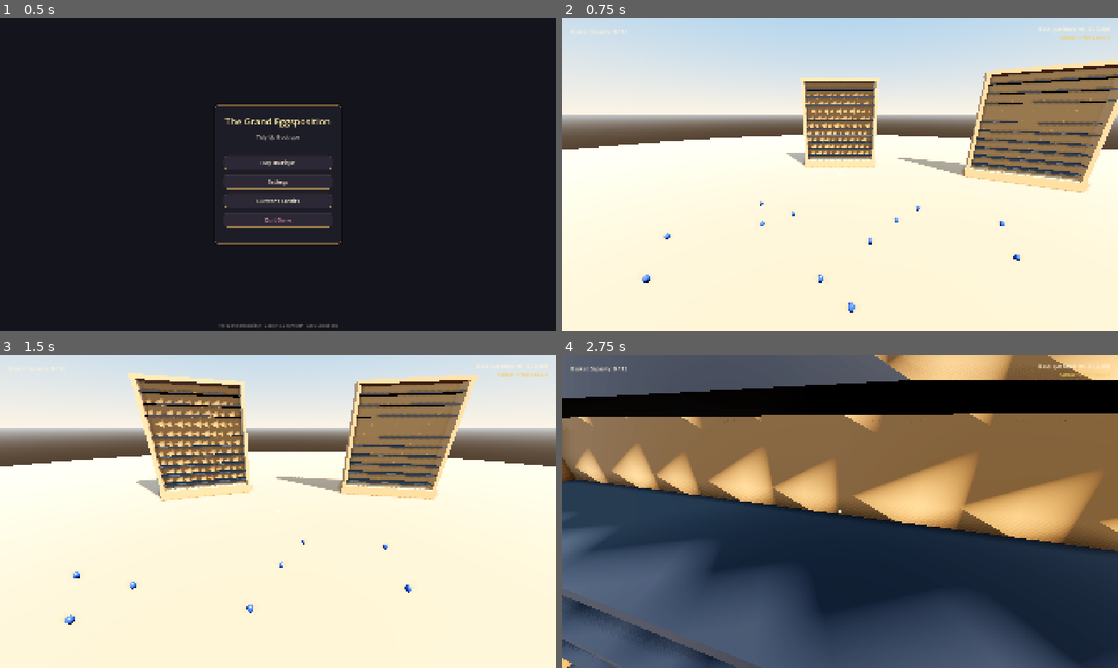
Above: before the commit, frames 1-4 (two rows, left to right).
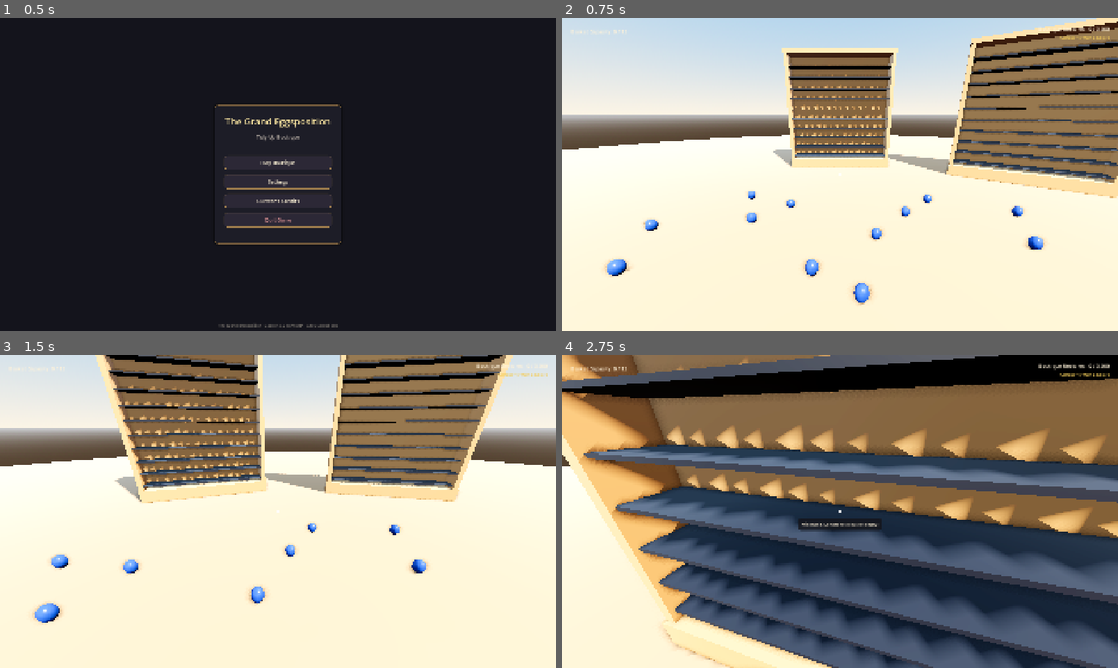
Above: after the commit, the same moments.

Repository: JS-Marinn/the-grand-eggsposition
Game: Godot game, scene res://scenes/ui/main_menu.tscn
The game is run twice, just before and just after one commit, with the same random seed, the same clock (stepped at 60 frames per second) and the same inputs.
Inputs (mouse positions are in pixels of both pictures, inside the frame that each line leads up to):
- Up to frame 1 (0.5 s): no input
- Up to frame 2 (0.75 s): click "Play Boutique" at 0.5 s
- Up to frame 3 (1.5 s): tap Enter at 1.25 s; move the mouse to (305, 511) at 1.27 s; press the mouse at (305, 511) at 1.28 s; hold W (move_forward) from 1.28 s (still down)
- Up to frame 4 (2.75 s): keep holding W (move_forward); move the mouse to (812, 511) at 2.02 s; release the mouse at (812, 511) at 2.03 s; tap Q (resonance_chime) at 2.1 s

Frame 1 is identical in both runs. In frame 2, 17% of the frame differs, in the area x 7-100%, y 0-95%; in frame 3, 19%; in frame 4, 69%, in the area x 0-100%, y 0-100%.

Commit message:
feat(physics): scale eggs to ostrich size (14cm x 18cm) and adapt showcase vitrines and shelves

Diff:
--- a/scenes/atrium/showcase_unit.tscn
+++ b/scenes/atrium/showcase_unit.tscn
@@ -8,48 +8,48 @@
 
 [sub_resource type="BoxMesh" id="BoxMesh_back"]
 material = SubResource("StandardMaterial3D_oak")
-size = Vector3(2.2, 2.5, 0.04)
+size = Vector3(3.04, 2.92, 0.05)
 
 [sub_resource type="BoxMesh" id="BoxMesh_pillar"]
 material = SubResource("StandardMaterial3D_oak")
-size = Vector3(0.08, 2.5, 0.36)
+size = Vector3(0.10, 2.92, 0.44)
 
 [sub_resource type="BoxMesh" id="BoxMesh_plinth"]
 material = SubResource("StandardMaterial3D_oak")
-size = Vector3(2.24, 0.22, 0.42)
+size = Vector3(3.08, 0.28, 0.50)
 
 [sub_resource type="BoxMesh" id="BoxMesh_crown"]
 material = SubResource("StandardMaterial3D_oak")
-size = Vector3(2.24, 0.08, 0.40)
+size = Vector3(3.08, 0.10, 0.48)
 
 [sub_resource type="BoxShape3D" id="BoxShape3D_interaction"]
-size = Vector3(2.4, 2.8, 0.8)
+size = Vector3(3.3, 3.3, 1.1)
 
 [node name="ShowcaseUnit" type="Node3D"]
 script = ExtResource("1_showcase_script")
 
 [node name="BackPanel" type="MeshInstance3D" parent="."]
-transform = Transform3D(1, 0, 0, 0, 1, 0, 0, 0, 1, 0, 1.35, -0.16)
+transform = Transform3D(1, 0, 0, 0, 1, 0, 0, 0, 1, 0, 1.74, -0.20)
 mesh = SubResource("BoxMesh_back")
 
 [node name="PillarLeft" type="MeshInstance3D" parent="."]
-transform = Transform3D(1, 0, 0, 0, 1, 0, 0, 0, 1, -1.06, 1.35, 0)
+transform = Transform3D(1, 0, 0, 0, 1, 0, 0, 0, 1, -1.48, 1.74, 0)
 mesh = SubResource("BoxMesh_pillar")
 
 [node name="PillarRight" type="MeshInstance3D" parent="."]
-transform = Transform3D(1, 0, 0, 0, 1, 0, 0, 0, 1, 1.06, 1.35, 0)
+transform = Transform3D(1, 0, 0, 0, 1, 0, 0, 0, 1, 1.48, 1.74, 0)
 mesh = SubResource("BoxMesh_pillar")
 
 [node name="PlinthBase" type="MeshInstance3D" parent="."]
-transform = Transform3D(1, 0, 0, 0, 1, 0, 0, 0, 1, 0, 0.11, 0)
+transform = Transform3D(1, 0, 0, 0, 1, 0, 0, 0, 1, 0, 0.14, 0)
 mesh = SubResource("BoxMesh_plinth")
 
 [node name="CrownTop" type="MeshInstance3D" parent="."]
-transform = Transform3D(1, 0, 0, 0, 1, 0, 0, 0, 1, 0, 2.56, 0)
+transform = Transform3D(1, 0, 0, 0, 1, 0, 0, 0, 1, 0, 3.25, 0)
 mesh = SubResource("BoxMesh_crown")
 
 [node name="InteractionArea" type="Area3D" parent="."]
-transform = Transform3D(1, 0, 0, 0, 1, 0, 0, 0, 1, 0, 1.4, 0)
+transform = Transform3D(1, 0, 0, 0, 1, 0, 0, 0, 1, 0, 1.65, 0)
 collision_layer = 1
 collision_mask = 2
 
--- a/scenes/main/game.tscn
+++ b/scenes/main/game.tscn
@@ -76,40 +76,40 @@
 [node name="EggsOnFloor" type="Node3D" parent="."]
 
 [node name="Egg_Lapis_01" parent="EggsOnFloor" instance=ExtResource("4_egg_scene")]
-transform = Transform3D(1, 0, 0, 0, 1, 0, 0, 0, 1, -1.2, 0.2, -2.5)
+transform = Transform3D(1, 0, 0, 0, 1, 0, 0, 0, 1, -1.4, 0.25, -2.6)
 
 [node name="Egg_Lapis_02" parent="EggsOnFloor" instance=ExtResource("4_egg_scene")]
-transform = Transform3D(1, 0, 0, 0, 1, 0, 0, 0, 1, -0.8, 0.2, -2.8)
+transform = Transform3D(1, 0, 0, 0, 1, 0, 0, 0, 1, -0.9, 0.25, -3.1)
 
 [node name="Egg_Lapis_03" parent="EggsOnFloor" instance=ExtResource("4_egg_scene")]
-transform = Transform3D(1, 0, 0, 0, 1, 0, 0, 0, 1, -1.5, 0.2, -3.2)
+transform = Transform3D(1, 0, 0, 0, 1, 0, 0, 0, 1, -1.8, 0.25, -3.5)
 
 [node name="Egg_Lapis_04" parent="EggsOnFloor" instance=ExtResource("4_egg_scene")]
-transform = Transform3D(1, 0, 0, 0, 1, 0, 0, 0, 1, 0.4, 0.2, -2.1)
+transform = Transform3D(1, 0, 0, 0, 1, 0, 0, 0, 1, 0.5, 0.25, -2.2)
 
 [node name="Egg_Lapis_05" parent="EggsOnFloor" instance=ExtResource("4_egg_scene")]
-transform = Transform3D(1, 0, 0, 0, 1, 0, 0, 0, 1, 0.9, 0.2, -2.6)
+transform = Transform3D(1, 0, 0, 0, 1, 0, 0, 0, 1, 1.1, 0.25, -2.8)
 
 [node name="Egg_Lapis_06" parent="EggsOnFloor" instance=ExtResource("4_egg_scene")]
-transform = Transform3D(1, 0, 0, 0, 1, 0, 0, 0, 1, 1.4, 0.2, -3.0)
+transform = Transform3D(1, 0, 0, 0, 1, 0, 0, 0, 1, 1.7, 0.25, -3.3)
 
 [node name="Egg_Lapis_07" parent="EggsOnFloor" instance=ExtResource("4_egg_scene")]
-transform = Transform3D(1, 0, 0, 0, 1, 0, 0, 0, 1, -2.0, 0.2, -1.5)
+transform = Transform3D(1, 0, 0, 0, 1, 0, 0, 0, 1, -2.4, 0.25, -1.6)
 
 [node name="Egg_Lapis_08" parent="EggsOnFloor" instance=ExtResource("4_egg_scene")]
-transform = Transform3D(1, 0, 0, 0, 1, 0, 0, 0, 1, -2.4, 0.2, -2.2)
+transform = Transform3D(1, 0, 0, 0, 1, 0, 0, 0, 1, -2.8, 0.25, -2.4)
 
 [node name="Egg_Lapis_09" parent="EggsOnFloor" instance=ExtResource("4_egg_scene")]
-transform = Transform3D(1, 0, 0, 0, 1, 0, 0, 0, 1, 2.1, 0.2, -1.8)
+transform = Transform3D(1, 0, 0, 0, 1, 0, 0, 0, 1, 2.5, 0.25, -2.0)
 
 [node name="Egg_Lapis_10" parent="EggsOnFloor" instance=ExtResource("4_egg_scene")]
-transform = Transform3D(1, 0, 0, 0, 1, 0, 0, 0, 1, 2.5, 0.2, -2.5)
+transform = Transform3D(1, 0, 0, 0, 1, 0, 0, 0, 1, 3.0, 0.25, -2.8)
 
 [node name="Egg_Lapis_11" parent="EggsOnFloor" instance=ExtResource("4_egg_scene")]
-transform = Transform3D(1, 0, 0, 0, 1, 0, 0, 0, 1, -0.2, 0.2, -1.5)
+transform = Transform3D(1, 0, 0, 0, 1, 0, 0, 0, 1, -0.3, 0.25, -1.6)
 
 [node name="Egg_Lapis_12" parent="EggsOnFloor" instance=ExtResource("4_egg_scene")]
-transform = Transform3D(1, 0, 0, 0, 1, 0, 0, 0, 1, 0.1, 0.2, -1.2)
+transform = Transform3D(1, 0, 0, 0, 1, 0, 0, 0, 1, 0.2, 0.25, -1.3)
 
 [node name="CanvasLayer" type="CanvasLayer" parent="."]
 
--- a/scenes/props/egg_actor.tscn
+++ b/scenes/props/egg_actor.tscn
@@ -8,16 +8,17 @@
 
 [sub_resource type="SphereMesh" id="SphereMesh_egg"]
 material = SubResource("StandardMaterial3D_egg")
-radius = 0.03
-height = 0.085
+radius = 0.07
+height = 0.18
 
 [sub_resource type="CapsuleShape3D" id="CapsuleShape3D_egg"]
-radius = 0.03
-height = 0.085
+radius = 0.07
+height = 0.18
 
 [node name="EggActor" type="RigidBody3D"]
 collision_layer = 1
 collision_mask = 3
+mass = 1.4
 script = ExtResource("1_egg_script")
 
 [node name="MeshInstance3D" type="MeshInstance3D" parent="."]
--- a/scripts/environment/egg_actor.gd
+++ b/scripts/environment/egg_actor.gd
@@ -22,14 +22,15 @@
 	can_sleep = true
 	linear_damp = 2.0
 	angular_damp = 3.0
+	mass = 1.4 # Authentic ostrich egg weight (~1.4 kg)
 
 	# Reuse existing mesh instance or create procedural egg-shaped mesh
 	mesh_instance = get_node_or_null("MeshInstance3D")
 	if not mesh_instance:
 		mesh_instance = MeshInstance3D.new()
 		var sphere: SphereMesh = SphereMesh.new()
-		sphere.radius = 0.03 # 6 cm diameter
-		sphere.height = 0.085 # 8.5 cm height
+		sphere.radius = 0.07 # 14 cm diameter
+		sphere.height = 0.18 # 18 cm height
 		mesh_instance.mesh = sphere
 		add_child(mesh_instance)
 
@@ -48,8 +49,8 @@
 	if not collision_shape:
 		collision_shape = CollisionShape3D.new()
 		var capsule: CapsuleShape3D = CapsuleShape3D.new()
-		capsule.radius = 0.03
-		capsule.height = 0.085
+		capsule.radius = 0.07
+		capsule.height = 0.18
 		collision_shape.shape = capsule
 		add_child(collision_shape)
 
--- a/scripts/environment/showcase_unit.gd
+++ b/scripts/environment/showcase_unit.gd
@@ -34,7 +34,7 @@
 		add_child(shelves_container)
 
 		var shelf_mesh: BoxMesh = BoxMesh.new()
-		shelf_mesh.size = Vector3(2.04, 0.02, 0.32)
+		shelf_mesh.size = Vector3(2.86, 0.025, 0.38)
 
 		var velvet_mat: StandardMaterial3D = StandardMaterial3D.new()
 		velvet_mat.albedo_color = Color(0.12, 0.13, 0.18, 1.0) # Midnight navy velvet
@@ -44,7 +44,7 @@
 		for d in range(DOZENS_COUNT):
 			var mi: MeshInstance3D = MeshInstance3D.new()
 			mi.mesh = shelf_mesh
-			mi.position = Vector3(0, 0.35 + float(d) * 0.22, 0.0)
+			mi.position = Vector3(0, 0.38 + float(d) * 0.28, 0.0)
 			shelves_container.add_child(mi)
 
 func _setup_multimesh() -> void:
@@ -58,10 +58,10 @@
 		multimesh.instance_count = TOTAL_CAPACITY
 		multimesh.visible_instance_count = 0
 
-		# Goose egg mesh (~8.5 cm height, 6 cm diameter)
+		# Ostrich egg mesh (~18 cm height, 14 cm diameter)
 		var sphere: SphereMesh = SphereMesh.new()
-		sphere.radius = 0.03
-		sphere.height = 0.085
+		sphere.radius = 0.07
+		sphere.height = 0.18
 
 		var egg_mat: StandardMaterial3D = StandardMaterial3D.new()
 		egg_mat.vertex_color_use_as_albedo = true
@@ -79,9 +79,9 @@
 		interaction_area = Area3D.new()
 		var col: CollisionShape3D = CollisionShape3D.new()
 		var box: BoxShape3D = BoxShape3D.new()
-		box.size = Vector3(2.4, 2.8, 0.8) # Bounding box of the showcase
+		box.size = Vector3(3.3, 3.3, 1.1) # Bounding box of the enlarged showcase
 		col.shape = box
-		col.position = Vector3(0, 1.4, 0)
+		col.position = Vector3(0, 1.65, 0)
 		interaction_area.add_child(col)
 		add_child(interaction_area)
 	interaction_area.set_meta("showcase_unit", self)
@@ -118,9 +118,9 @@
 		var egg_col: Color = egg_info.albedo_color if egg_info else Color(0.15, 0.35, 0.75)
 
 		for s in range(count):
-			var shelf_y: float = 0.35 + float(d - 1) * 0.22 + 0.05
-			var slot_x: float = -0.88 + float(s) * 0.16
-			var egg_transform: Transform3D = Transform3D(Basis(), Vector3(slot_x, shelf_y, 0.04))
+			var shelf_y: float = 0.48 + float(d - 1) * 0.28
+			var slot_x: float = -1.21 + float(s) * 0.22
+			var egg_transform: Transform3D = Transform3D(Basis(), Vector3(slot_x, shelf_y, 0.02))
 			mm.set_instance_transform(placed_idx, egg_transform)
 			mm.set_instance_color(placed_idx, egg_col)
 			placed_idx += 1
Not shown: 1 places in scenes/ui/main_menu.tscn that only renumber resources
Not shown: 1 places in scenes/ui/pause_menu.tscn that only renumber resources
Not shown: 1 places in scenes/ui/settings_menu.tscn that only renumber resources
Not shown, added: scripts/autoload/settings_manager.gd.uid
Not shown, added: scripts/ui/main_menu.gd.uid
Not shown, added: scripts/ui/pause_menu.gd.uid
Not shown, added: scripts/ui/settings_menu.gd.uid
